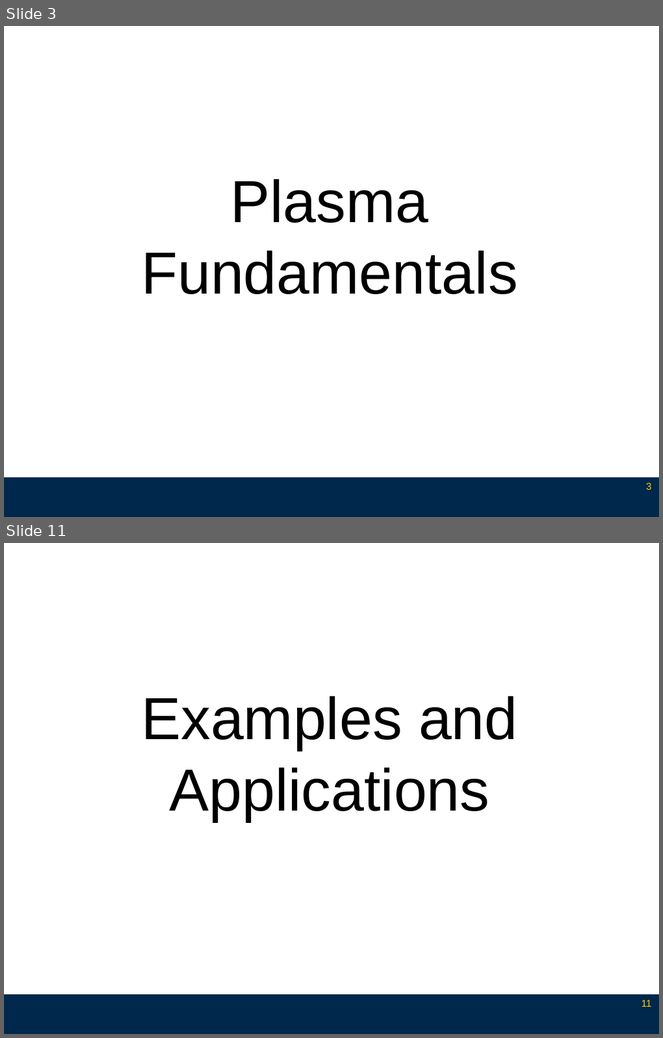
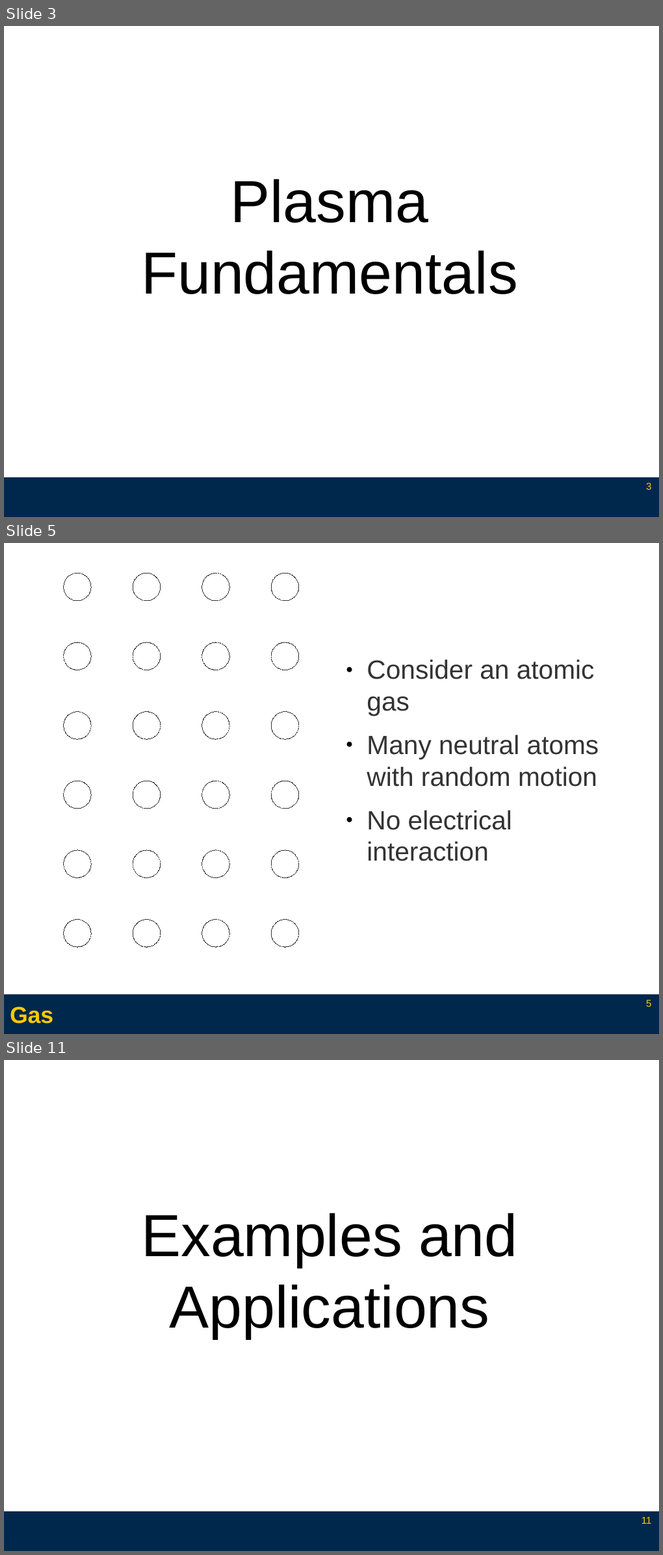
Before and after one commit to l3enny/dissertation, a slide deck: defense/presentation_annotated.odp. Shown one above the other, each under a label of ours: slides 3 and 11 before the commit, slides 3, 5 and 11 after it; the slides between them are not shown. The pictures are 663x1038 and 663x1555 pixels, drawn with LibreOffice and Linux fonts; fonts in the diff are those of the drawing. Boxes give left, top, right and bottom in pixels: in the first picture for what was removed or moved away, otherwise in the second. Text is boxed around its words. In the diff, an @@ line names an element or a change of style, - is before the commit and + after.

```diff
--- a/defense/presentation_annotated.odp
+++ b/defense/presentation_annotated.odp
@@ slide 5 added at [4,543,659,1034], background #FFFFFF; not listed: 1 template element that a slide beside it also shows @@
@@ text added at [367,659,599,861], 32 pt, text #333333 @@
+● Consider an atomic gas
+● Many neutral atoms with random motion
+● No electrical interaction
@@ group added at [63,574,299,948]: 24 ellipses @@
@@ title added at [10,1007,53,1024], 28 pt, text #FFCB05, bold @@
+Gas
@@ page number added at [646,1000,651,1007], 12 pt, text #FFCB05 @@
+5
```
Also in this commit, not shown: 3 slides changed, 5 other slides added, 6 slides removed.
